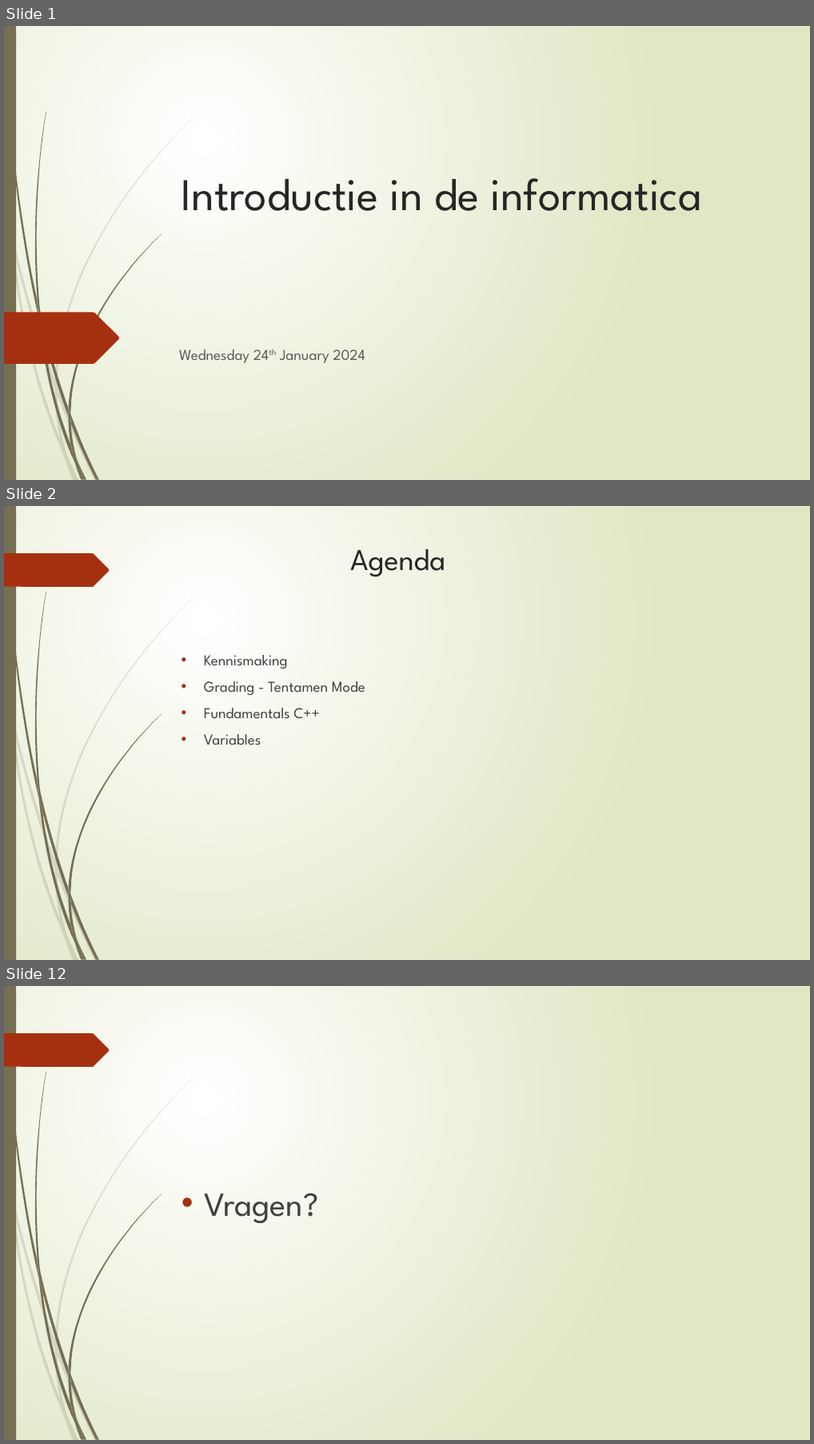
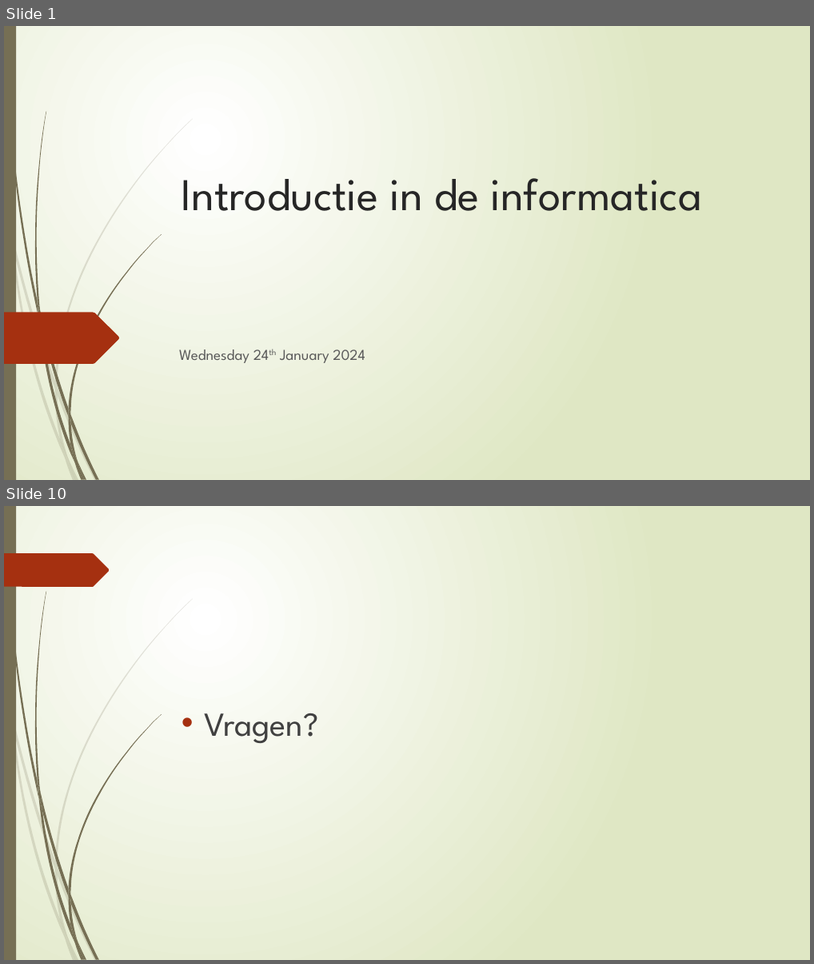
Before and after one commit to widjesh/Inleiding-in-de-Informatica, a slide deck: slides/24th Jan 2024.pptx. Shown one above the other, each under a label of ours: slides 1, 2 and 12 before the commit, slides 1 and 10 after it; the slides between them are not shown. The pictures are 814x1444 and 814x964 pixels, drawn with LibreOffice and Linux fonts; fonts in the diff are those of the drawing. Boxes give left, top, right and bottom in pixels: in the first picture for what was removed or moved away, otherwise in the second. Text is boxed around its words. In the diff, an @@ line names an element or a change of style, - is before the commit and + after.

```diff
--- a/slides/24th Jan 2024.pptx
+++ b/slides/24th Jan 2024.pptx
@@ slide 2 removed at bbox=[4, 506, 810, 960], background gradient #FFFFFF to #DFE8C4; not listed: 24 template elements that a slide beside it also shows @@
@@ title removed at bbox=[350, 549, 446, 577] @@
-Agenda
@@ text removed at bbox=[204, 655, 366, 744] @@
-• Kennismaking
-• Grading - Tentamen Mode
-• Fundamentals C++
-• Variables
@@ what was slide 12 is now slide 10 @@
```
Also in this commit, not shown: 8 slides added, 9 other slides removed.
